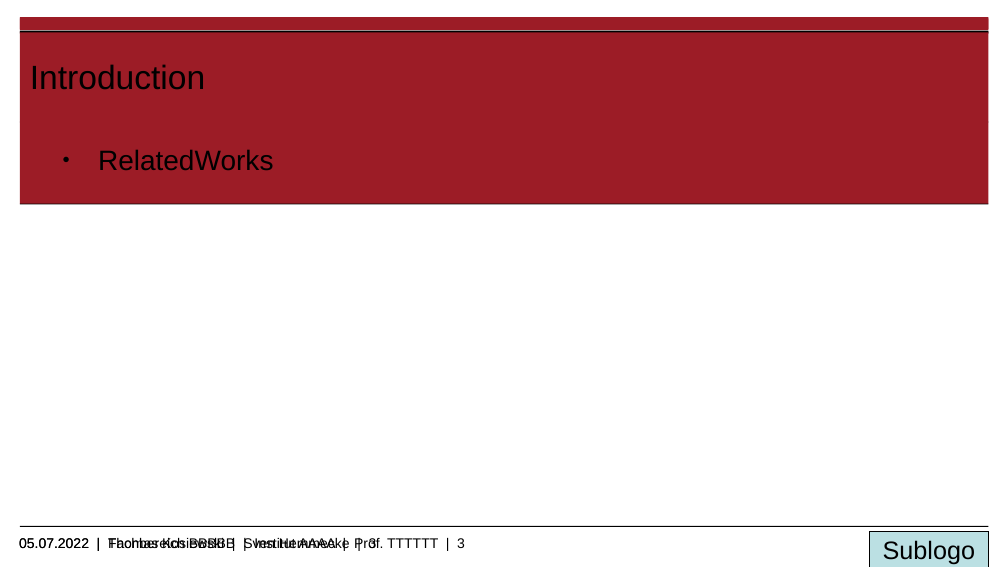
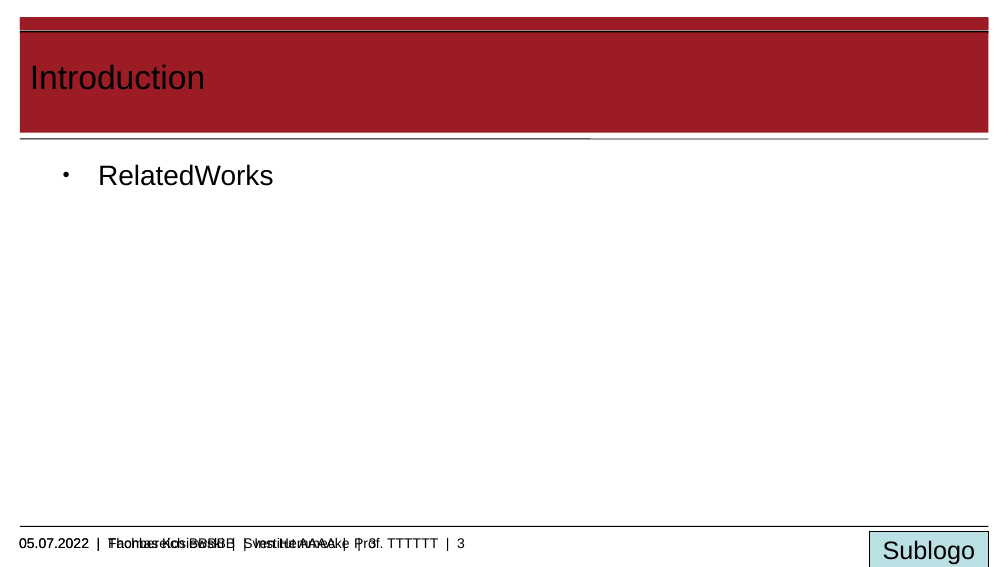
Before and after one commit to ThomasK33/rcpsp.rs, a slide deck: slide 3 of TU_PPP_16_9.odp. Drawn at 1008x567 pixels with LibreOffice and Linux fonts; fonts in the diff are those of the drawing; background and template pictures are left out. Boxes give left, top, right and bottom in pixels: in the first picture for what was removed or moved away, otherwise in the second. Text is boxed around its words. In the diff, an @@ line names an element or a change of style, - is before the commit and + after.

```diff
--- a/TU_PPP_16_9.odp
+++ b/TU_PPP_16_9.odp
@@ rectangle: place and size @@
-rectangle at box(20, 31, 989, 204)
+rectangle at box(20, 31, 989, 133)
@@ line moved from (20, 204) - (989, 204) to (20, 139) - (989, 139) @@
@@ text "RelatedWorks": place and size @@
-text "RelatedWorks" at box(98, 149, 274, 171)
+text "RelatedWorks" at box(98, 164, 274, 186)
```
Also in this commit, not shown: 9 other slides changed, 1 slide added, 1 slide removed, 2 other files.
